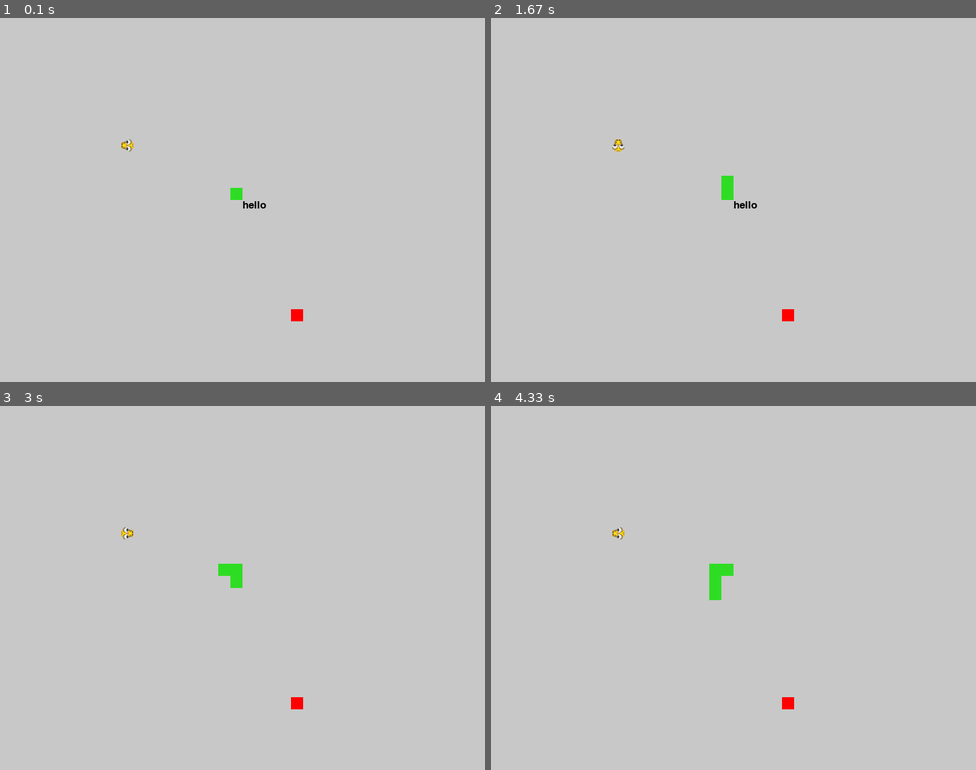
Above: before the commit, frames 1-4 (two rows, left to right).
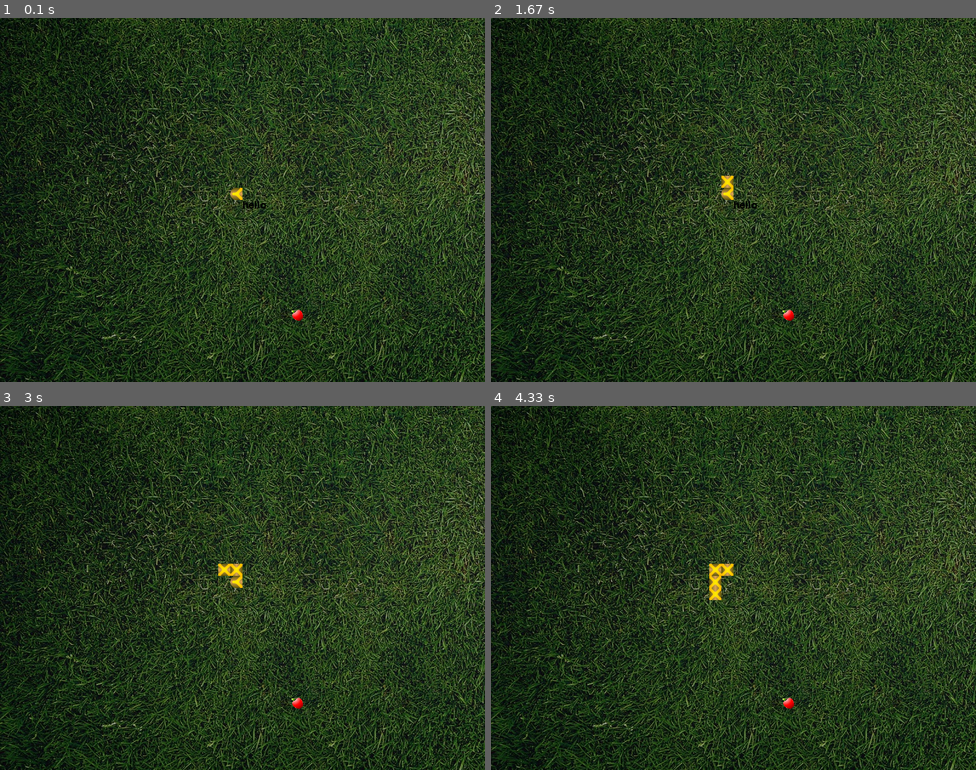
Above: after the commit, the same moments.

Repository: AndyGJorgensen/PyGameTutorialSnake
Game: pygame game, started from PyGameTutorialSnake/PyGameTutorialSnake/PyGameTutorialSnake.py
Two runs of this game, one before a commit and one after it. Both use one fixed random seed, a clock stepped at 60 frames per second and the inputs below.
Inputs:
- Up to frame 1 (0.1 s): no input
- Up to frame 2 (1.67 s): hold Up 0.83-1.3 s
- Up to frame 3 (3 s): hold Left 1.83-2.37 s; hold Down from 2.4 s (still down)
- Up to frame 4 (4.33 s): release Down at 3 s

The runs differ from the first frame. In frame 1, 100% of the frame differs, in the area x 0-100%, y 0-100%; in frame 2, 100%; in frame 3, 100%; in frame 4, 100%.

Commit message:
Progress to sprites

Diff:
--- a/PyGameTutorialSnake/PyGameTutorialSnake/PyGameTutorialSnake.py
+++ b/PyGameTutorialSnake/PyGameTutorialSnake/PyGameTutorialSnake.py
@@ -17,6 +17,7 @@
 bgcolor = (200,200,200)
 player_color = (46,221,35)
 food_color = (255,0,0)
+bg = pygame.image.load("Images/bg.jpg")
 #Define Player
 player_size = 20
 playerX = (display_width/2) - (player_size)
@@ -24,17 +25,15 @@
 food_size = player_size
 foodX=0
 foodY=0
-player_MovingXY = "NA"
+player_heading = "NA"
 playerY_speed = 0
 playerX_speed = 0
 
 def player(player_size, snakeList):
-    for XnY in snakeList:
-        pygame.draw.rect(gameDisplay, player_color, (XnY[0] ,XnY[1],player_size,player_size))
+    for XnYnI in snakeList:
+        snakesprite.draw(gameDisplay, XnYnI[2], XnYnI[0], XnYnI[1], 0)#draw (Display to blit to,Index number of image, locatation of X,Y,Offset 0=topleft)
 
 
-
-    #pygame.draw.rect(gameDisplay, player_color, (playerX ,playerY,player_size,player_size))
 
 
 
@@ -95,7 +94,7 @@
 	def draw(self, surface, cellIndex, x, y, handle = 0):
 		surface.blit(self.sheet, (x + self.handle[handle][0], y + self.handle[handle][1]), self.cells[cellIndex])
 
-s = spritesheet("Images/head.png", 4, 1)
+snakesprite = spritesheet("Images/snake.png", 4, 3)
 CENTER_HANDLE = 0
 
 index = 3
@@ -111,45 +110,54 @@
 
             if event.key == pygame.K_ESCAPE :
                 gameExit()
-            if event.key == pygame.K_UP and not player_MovingXY == "Y":
+            if event.key == pygame.K_UP and not player_heading == "Y":
                 playerY_speed -= player_size
                 playerX_speed = 0
-                player_MovingXY = "Y"
-            if event.key == pygame.K_DOWN and not player_MovingXY == "Y":
+                player_heading = "Y"
+                index = 5
+            if event.key == pygame.K_DOWN and not player_heading == "Y":
                 playerY_speed += player_size
                 playerX_speed = 0
-                player_MovingXY = "Y"
-            if event.key == pygame.K_LEFT and not player_MovingXY == "X":
+                player_heading = "Y"
+                index = 5
+            if event.key == pygame.K_LEFT and not player_heading == "X":
                 playerX_speed -= player_size
                 playerY_speed = 0
-                player_MovingXY = "X"
-            if event.key == pygame.K_RIGHT and not player_MovingXY == "X":
+                player_heading = "X"
+                index = 4
+            if event.key == pygame.K_RIGHT and not player_heading == "X":
                 playerX_speed += player_size
                 playerY_speed = 0
-                player_MovingXY = "X"
+                player_heading = "X"
+                index = 4
             if event.key == pygame.K_SPACE:
                 move_food()
     playerX = playerX + playerX_speed
     playerY = playerY + playerY_speed
 
+    #check for border collision
     if playerX < 0 or playerY < 0 or playerX > display_width - player_size or playerY > display_height - player_size:
         gameInit()
-        player_MovingXY = "NA"
+        player_heading = "NA"
         playerY_speed = 0
         playerX_speed = 0
 
+
+    #check for player and food collision
     if playerX == foodX and playerY == foodY:
         foodX = random.randrange(0, display_width-food_size, food_size)
         foodY = random.randrange(0, display_height-food_size, food_size)
         snakeLength += 1
 
     gameDisplay.fill((bgcolor))
+    gameDisplay.blit(bg, (0, 0))
 
 
 
     snakeHead = []
     snakeHead.append(playerX)
     snakeHead.append(playerY)
+    snakeHead.append(index)
     snakeList.append(snakeHead)
     player(player_size, snakeList)
     if len(snakeList) > snakeLength:
@@ -158,16 +166,19 @@
     for eachSegment in snakeList [:-1]:
         if eachSegment == snakeHead:
             gameInit()
-            player_MovingXY = "NA"
+            player_heading = "NA"
             playerY_speed = 0
             playerX_speed = 0
 
-    pygame.draw.rect(gameDisplay, food_color, (foodX ,foodY,food_size,food_size))
+    #pygame.draw.rect(gameDisplay, food_color, (foodX ,foodY,food_size,food_size))
+    snakesprite.draw(gameDisplay, 10, foodX, foodY, 0)#draw (Display to blit to,Index number of image, locatation of X,Y,Offset 0=topleft)
+
     #print (playerX, playerY, foodX, foodY)
 
-    s.draw(gameDisplay, index % s.totalCellCount, 200, 200, 0) #draw (Display to blit to,Index number of image, locatation of X,Y,Offset 0=topleft)
-    index += 1
-    #s.draw.circle(gameDisplay, white, (HW, HH), 2, 0)
+    #snakesprite.draw(gameDisplay, index % s.totalCellCount, 200, 200, 0) #draw (Display to blit to,Index number of image, locatation of X,Y,Offset 0=topleft)
+    #index += 1
+    #if index > 3 :
+    #    index=0
 
 
     pygame.display.update()
Binary file added: PyGameTutorialSnake/PyGameTutorialSnake/Images/08577f28d67936c.jpg
Binary file added: PyGameTutorialSnake/PyGameTutorialSnake/Images/BG.jpg
Binary file added: PyGameTutorialSnake/PyGameTutorialSnake/Images/apple.png
Binary file added: PyGameTutorialSnake/PyGameTutorialSnake/Images/images.jpg
Binary file added: PyGameTutorialSnake/PyGameTutorialSnake/Images/snake.png
Not shown, added: PyGameTutorialSnake/PyGameTutorialSnake/Images/snake.xcf
Not shown, changed: PyGameTutorialSnake/PyGameTutorialSnake/PyGameTutorialSnake.pyproj
